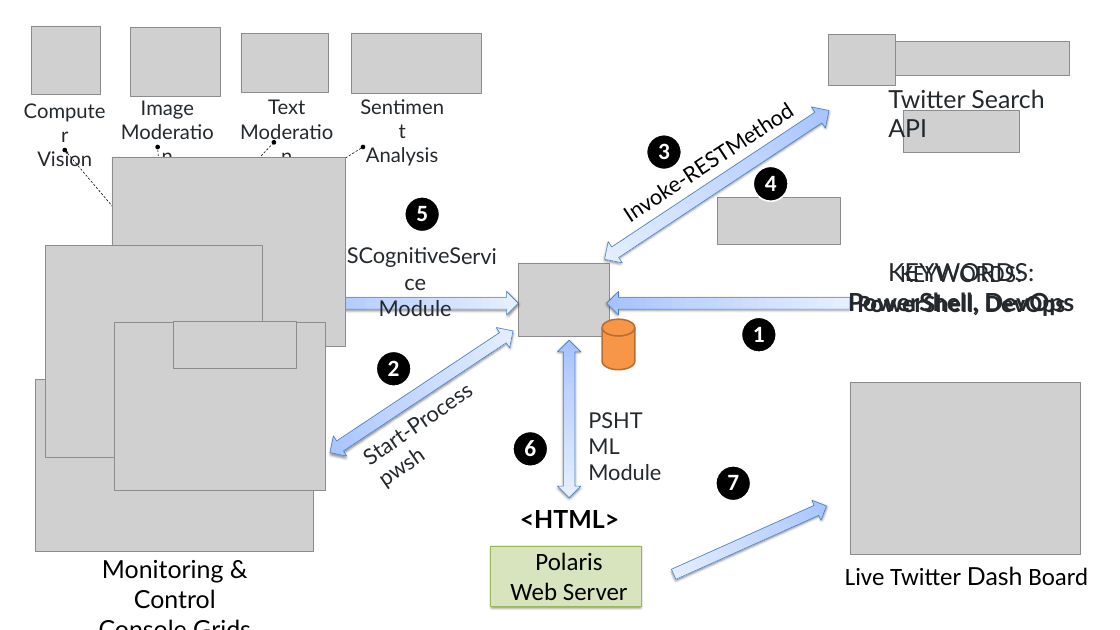
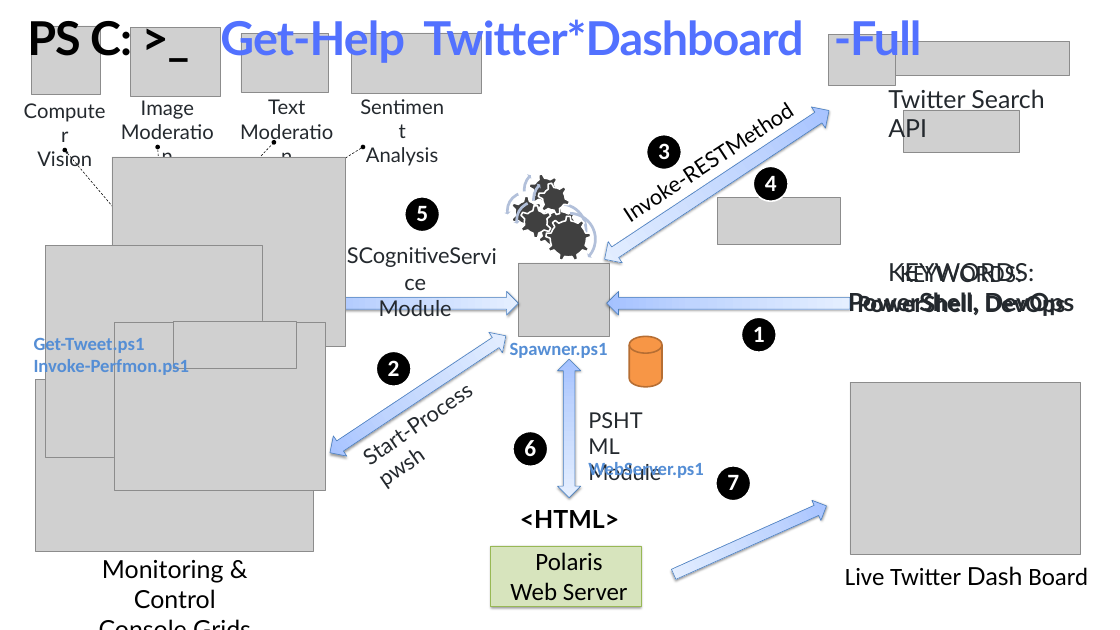
Before and after one commit to PrateekKumarSingh/Presentations, a slide deck: slide 12 of Power-of-the-Console/ppt/Power-of-the-console.pptx (slide 8 before the commit). Drawn at 1120x630 pixels with LibreOffice and Linux fonts; fonts in the diff are those of the drawing; grey boxes stand for pictures; background and template pictures are left out. Boxes give left, top, right and bottom in pixels: in the first picture for what was removed or moved away, otherwise in the second. Text is boxed around its words. In the diff, an @@ line names an element or a change of style, - is before the commit and + after.

```diff
--- a/Power-of-the-Console/ppt/Power-of-the-console.pptx
+++ b/Power-of-the-Console/ppt/Power-of-the-console.pptx
@@ text added at (27, 15, 922, 65), 60 pt, text #5271FF, bold @@
+PS C: >_ Get-Help Twitter*Dashboard -Full
@@ group added at (504, 167, 589, 259): 3 gears, 2 circular arrows, 1 left circular arrow @@
@@ group added at (514, 176, 598, 268): 3 gears, 2 circular arrows, 1 left circular arrow @@
@@ up down arrow: place and size @@
-up down arrow at (323, 321, 520, 463)
+up down arrow at (323, 326, 513, 463)
@@ text added at (34, 335, 190, 378), 24 pt, text #558ED5, bold @@
+Get-Tweet.ps1
+Invoke-Perfmon.ps1
@@ text added at (510, 343, 608, 361), 24 pt, text #558ED5, bold @@
+Spawner.ps1
@@ up down arrow: place and size @@
-up down arrow at (558, 340, 581, 498)
+up down arrow at (558, 359, 581, 497)
@@ flow chart magnetic drum: place and size @@
-flow chart magnetic drum at (602, 319, 634, 370)
+flow chart magnetic drum at (629, 337, 662, 387)
@@ text added at (588, 462, 703, 480), 24 pt, text #558ED5, bold @@
+WebServer.ps1
```
Also in this commit, not shown: 3 other slides changed, 8 slides added, 3 slides removed, 41 other files.
